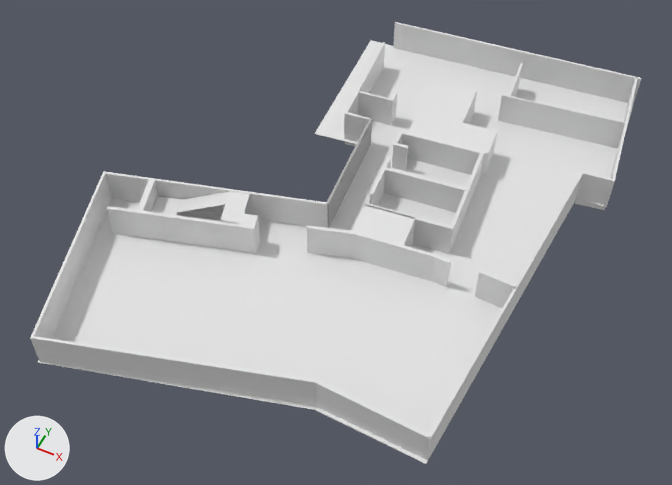
Renders of the FBX model Assets/basement.FBX from each side of a commit.
Both versions are drawn from a 50 mm camera at (-190.1, -131.6, 123.2) aimed at (-243.3, -25.2, -9.7). Every picture has the same lights, and +X, +Y and +Z are marked at lower left. Where no turn or scale is listed for an object, it has been applied to the vertices.
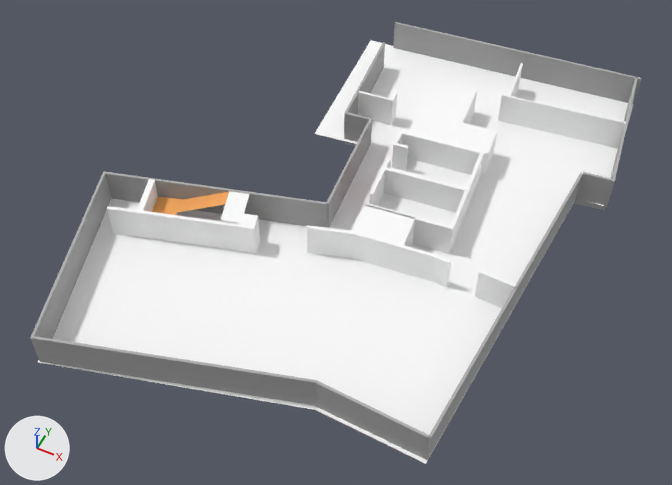
What changed in the scene script:
```text
Add mat_material__7878:
    mat_material__7878 = principled_material('Material #7878')
    mat_material__7878.base_color = (0.949, 0.408, 0.114)  # orange #f9ab5f
    mat_material__7878.roughness = 0.859
Change me_mesh_011:
    where me_mesh_011.from_pydata(...)  # 8 vertices, 6 faces; spans x 55.9..60.3, y -30.9..35.0, z -4.0..3.1
    add me_mesh_011.materials.append(mat_material__4104)  # grey #afafaf
Change me_mesh_020:
    where me_mesh_020.from_pydata(...)  # 8 vertices, 6 faces; spans x -8.9..36.7, y -42.9..-29.3, z -3.6..3.6
    add me_mesh_020.materials.append(mat_material__4104)  # grey #afafaf
Change me_mesh_003:
    where me_mesh_003.from_pydata(...)  # 8 vertices, 6 faces; spans x 0.77..7.41, y -54.37..-53.54, z -3.47..3.43
    me_mesh_003 part 3: edges marked sharp go from 12 to 0
    add me_mesh_003.materials.append(mat_material__135)  # white #ffffff
Change me_mesh_018:
    where me_mesh_018.from_pydata(...)  # 8 vertices, 6 faces; spans x -20.7..20.7, y -6.0..6.0, z -3.6..3.6
    me_mesh_018 part 8: edges marked sharp go from 12 to 0
    add me_mesh_018.materials.append(mat_material__4104)  # grey #afafaf
Change me_mesh_001:
    where me_mesh_001.from_pydata(...)  # 14 vertices, 12 faces; spans x -44.0..44.2, y -56.2..55.8, z 0.0
    me_mesh_001 part 4: all faces are now shaded flat (12 of 12 changed)
    add me_mesh_001.materials.append(mat_material__135)  # white #ffffff
Change me_mesh_012:
    where me_mesh_012.from_pydata(...)  # 8 vertices, 6 faces; spans x 60.26..66.09, y 34.41..35.73, z -4.57..3.5
    me_mesh_012 part 6: edges marked sharp go from 12 to 0
    add me_mesh_012.materials.append(mat_material__4104)  # grey #afafaf
Change me_mesh:
    where me_mesh.from_pydata(...)  # 190 vertices, 94 faces; spans x -9.9..9.9, y -6.3..6.2, z -3.5..3.5
    me_mesh part 11: all 2 faces centred in x 6.2..7.4, y 0.5..4.1, z 3.4..3.5 switch from no material to mat_material__135 (white #ffffff)
    me_mesh part 12: all 92 faces centred in x -7.0..5.1, y -3.9..3.5, z -3.4..3.5 switch from no material to mat_material__7878 (orange #f9ab5f)
Change me_mesh_004:
    where me_mesh_004.from_pydata(...)  # 8 vertices, 6 faces; spans x -23.8..-7.1, y -48.4..-46.1, z -3.5..3.4
    me_mesh_004 part 16: edges marked sharp go from 12 to 0
    add me_mesh_004.materials.append(mat_material__135)  # white #ffffff
Change me_mesh_013:
    where me_mesh_013.from_pydata(...)  # 8 vertices, 6 faces; spans x 61.8..66.3, y 35.0..67.9, z -3.6..3.6
    add me_mesh_013.materials.append(mat_material__4104)  # grey #afafaf
Change me_mesh_016:
    where me_mesh_016.from_pydata(...)  # 8 vertices, 6 faces; spans x 12.36..17.72, y 29.86..31.12, z -4.57..3.5
    me_mesh_016 part 5: edges marked sharp go from 12 to 0
    add me_mesh_016.materials.append(mat_material__4104)  # grey #afafaf
Change me_mesh_014:
    where me_mesh_014.from_pydata(...)  # 8 vertices, 6 faces; spans x 8.6..63.1, y 62.7..68.1, z -3.6..3.6
    add me_mesh_014.materials.append(mat_material__4104)  # grey #afafaf
Change me_mesh_021:
    where me_mesh_021.from_pydata(...)  # 8 vertices, 6 faces; spans x 36.6..56.0, y -30.9..-29.3, z -4.6..3.5
    me_mesh_021 part 9: edges marked sharp go from 12 to 0
    add me_mesh_021.materials.append(mat_material__4104)  # grey #afafaf
Change me_mesh_015:
    where me_mesh_015.from_pydata(...)  # 8 vertices, 6 faces; spans x 9.2..12.7, y 29.9..55.2, z -3.6..3.6
    me_mesh_015 part 7: edges marked sharp go from 12 to 0
    add me_mesh_015.materials.append(mat_material__4104)  # grey #afafaf
Change me_mesh_005:
    where me_mesh_005.from_pydata(...)  # 8 vertices, 6 faces; spans x -9.9..-7.0, y -46.7..-24.5, z -4.0..2.9
    me_mesh_005 part 14: edges marked sharp go from 12 to 0
    add me_mesh_005.materials.append(mat_material__135)  # white #ffffff
Change me_mesh_009:
    where me_mesh_009.from_pydata(...)  # 16 vertices, 14 faces; spans x -39.24..-31.32, y -19.55..-15.93, z -4.71..3.37
    add me_mesh_009.materials.append(mat_material__135)  # white #ffffff
Change me_mesh_006:
    where me_mesh_006.from_pydata(...)  # 20 vertices, 18 faces; spans x -25.4..-8.4, y -44.9..-34.0, z -3.9..3.0
    me_mesh_006 part 2: 15 of the faces centred in x -25.1..-8.5, y -44.9..-34.0, z -3.9..3.0 switch from no material to mat_material__135 (white #ffffff)
    add me_mesh_006.materials.append(mat_material__6912)  # pink #a40053
Change me_mesh_002:
    where me_mesh_002.from_pydata(...)  # 24 vertices, 22 faces; spans x -30.9..-4.4, y -58.2..-47.1, z -3.5..3.4
    me_mesh_002 part 15: edges marked sharp go from 35 to 0
    add me_mesh_002.materials.append(mat_material__135)  # white #ffffff
Change me_mesh_010:
    where me_mesh_010.from_pydata(...)  # 20 vertices, 18 faces; spans x -11.9..13.2, y -7.3..4.7, z -3.5..3.5
    me_mesh_010 part 13: edges marked sharp go from 28 to 0
    add me_mesh_010.materials.append(mat_material__135)  # white #ffffff
Change me_mesh_008:
    where me_mesh_008.from_pydata(...)  # 28 vertices, 26 faces; spans x -65.7..-38.9, y -70.3..-59.4, z -3.5..3.4
    me_mesh_008 part 10: edges marked sharp go from 40 to 0
    add me_mesh_008.materials.append(mat_material__135)  # white #ffffff
Change me_mesh_007:
    where me_mesh_007.from_pydata(...)  # 38 vertices, 36 faces; spans x -26.7..-8.4, y -30.4..-7.3, z -4.0..2.9
    me_mesh_007 part 1: 33 of the faces centred in x -26.1..-8.7, y -30.4..-7.7, z -4.0..2.9 switch from no material to mat_material__135 (white #ffffff)
    add me_mesh_007.materials.append(mat_material__6912)  # pink #a40053
Change me_mesh_019:
    where me_mesh_019.from_pydata(...)  # 8 vertices, 6 faces; spans x -21.3..-8.3, y -42.9..-5.4, z -3.6..3.6
    add me_mesh_019.materials.append(mat_material__4104)  # grey #afafaf
```

Changed parts and their boxes (x1, y1, x2, y2) in the pictures (672 x 485 px):
'Floor001', recoloured, shading changed
    both: (38, 40, 633, 464)
'Object078', recoloured
    both: (30, 336, 317, 406)
'Object066', recoloured
    both: (393, 22, 641, 104)
'Object042', recoloured, shading changed
    both: (306, 204, 451, 287)
'Object054', recoloured, shading changed (grey to white)
    both: (107, 179, 260, 254)
'Object074', recoloured, shading changed
    both: (106, 172, 328, 228)
'Object058', recoloured, shading changed
    both: (498, 63, 626, 148)
'Object076', recoloured
    both: (31, 171, 112, 339)
'Object060', recoloured
    both: (424, 173, 582, 463)
'Object080', recoloured, shading changed
    both: (316, 381, 429, 462)
'Object046', recoloured, shading changed
    both: (365, 203, 453, 254)
'Object056', recoloured
    both: (358, 91, 397, 125)
'Object062', recoloured, shading changed
    both: (575, 172, 612, 210)
'Object044', recoloured, shading changed
    both: (475, 270, 516, 308)
'Object068', recoloured, shading changed
    both: (344, 42, 385, 139)
'Object048', recoloured, shading changed
    both: (449, 151, 484, 254)
'Object070', recoloured, shading changed
    both: (345, 112, 369, 146)
'Object064', recoloured (white to grey)
    both: (604, 78, 638, 207)
part 1 of me_mesh_007, recoloured
    both: (392, 80, 497, 177)
part 2 of me_mesh_006, recoloured
    both: (369, 156, 467, 212)
part 11 of me_mesh, recoloured
    both: (221, 191, 249, 223)
part 12 of me_mesh, recoloured (white to orange)
    both: (152, 191, 229, 216)
